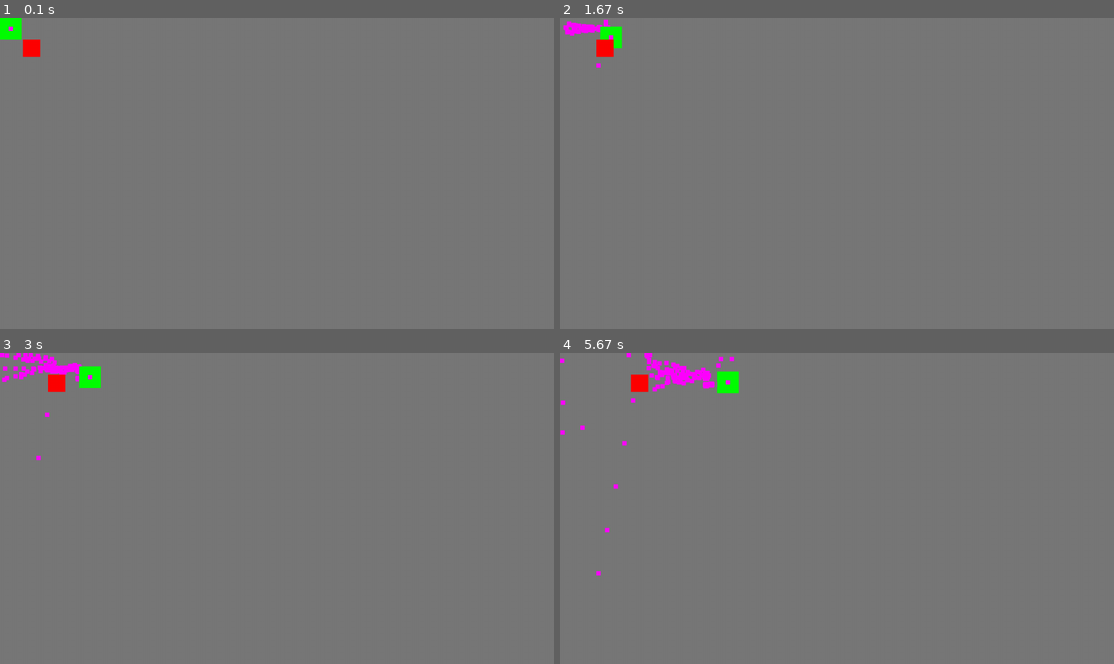
Above: before the commit, frames 1-4 (two rows, left to right).
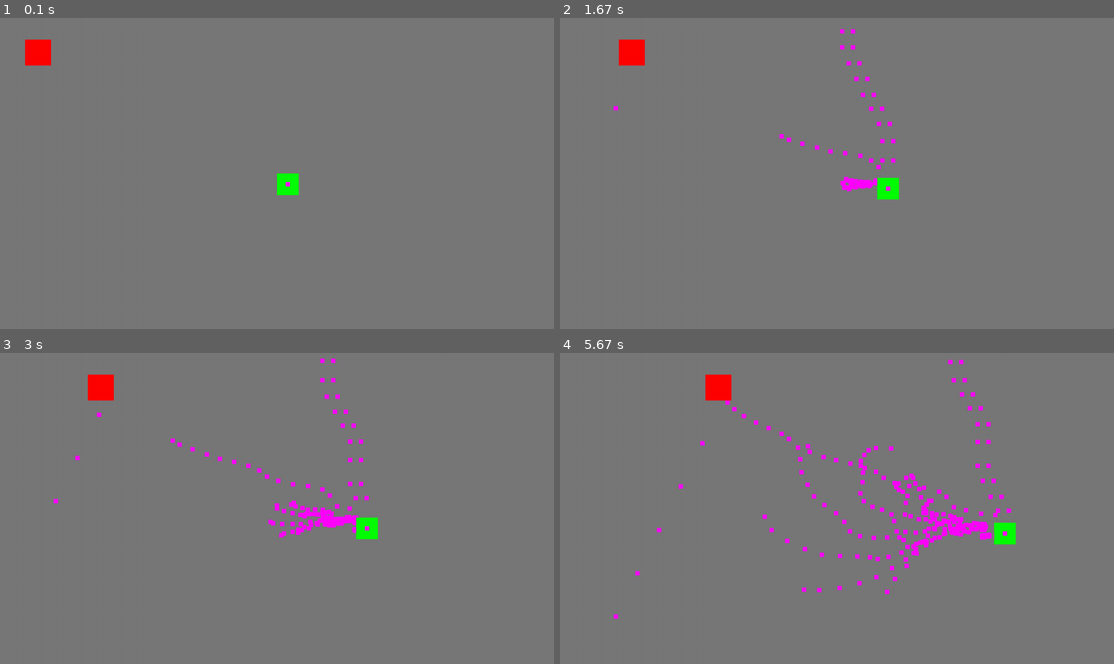
Above: after the commit, the same moments.

Repository: NemoDacremont/bulletHell
Game: pygame game, started from src/main.py
Same seed, same stepped clock (60 frames per second), same inputs: the game is played once before the commit and once after it.
Inputs:
- Up to frame 1 (0.1 s): no input
- Up to frame 2 (1.67 s): hold D 0.33-0.8 s; hold D 0.83-1.3 s; tap Z at 0.9, 1.2, 1.4 s; hold S 1.33-1.63 s
- Up to frame 3 (3 s): hold D 1.67-2.3 s; tap Z at 1.73, 2.03, 2.4, 2.8 s; hold S 2.33-2.7 s; hold D from 2.73 s (still down)
- Up to frame 4 (5.67 s): tap Z at 3.1, 3.3, 3.6, 3.8, 4.13, 4.43, 4.8, 5.2, 5.5 s; release D at 3.2 s; hold D 3.23-3.7 s; hold S 3.73-4.03 s; hold D 4.07-4.7 s; hold S 4.73-5.1 s; hold D 5.13-5.6 s; hold D from 5.63 s (still down)

The runs differ from the first frame. In frame 1, 0.8% of the frame differs, in the area x 0-54%, y 0-57%; in frame 2, 1.9%; in frame 3, 2.8%; in frame 4, 4.0%, in the area x 0-83%, y 0-86%.

Commit message:
Réorganisation du comportement des bosses en phase

Diff:
--- a/src/entites/ennemis/boss.py
+++ /dev/null
@@ -1,17 +0,0 @@
-# importations bizarre, permet d'importer les types sans avoir
-# d'erreures d'importations circulaires
-from __future__ import annotations
-from typing import TYPE_CHECKING
-
-if TYPE_CHECKING:
-	from fenetre import Fenetre
-	from vues.vue import Vue
-
-from entites.ennemis.ennemi import Ennemi
-
-
-
-class Boss(Ennemi):
-	def __init__(self, nom: str, fenetre: Fenetre, vue: Vue, largeur: float, hauteur: float,
-							x: float, y: float, PVMax: float, PV: float = -1, vitesse: float = 100) -> None:
-		super().__init__(nom, fenetre, vue, largeur, hauteur, x, y, PVMax, PV, vitesse)
--- /dev/null
+++ b/src/entites/ennemis/boss/boss.py
@@ -0,0 +1,29 @@
+# importations bizarre, permet d'importer les types sans avoir
+# d'erreures d'importations circulaires
+from __future__ import annotations
+from typing import TYPE_CHECKING
+
+if TYPE_CHECKING:
+	from fenetre import Fenetre
+	from vues.vue import Vue
+	from entites.ennemis.boss.phase import Phase
+
+from entites.ennemis.ennemi import Ennemi
+
+
+
+class Boss(Ennemi):
+	def __init__(self, nom: str, fenetre: Fenetre, vue: Vue, largeur: float,
+		hauteur: float, x: float, y: float, PVMax: float, PV: float = -1,
+		vitesse: float = 100) -> None:
+
+		super().__init__(nom, fenetre, vue, largeur, hauteur, x, y, PVMax, PV,
+			vitesse)
+
+		# Phases du boss
+		self.phaseCourrante = 0
+		self.phases: list[Phase] = []
+
+		# composantes de la vitesse
+		self.vx: float = 0
+		self.vy: float = 0
--- /dev/null
+++ b/src/entites/ennemis/boss/boss1/boss1.py
@@ -0,0 +1,44 @@
+# importations bizarre, permet d'importer les types sans avoir
+# d'erreures d'importations circulaires
+from __future__ import annotations
+from typing import TYPE_CHECKING
+
+if TYPE_CHECKING:
+	from fenetre import Fenetre
+	from vues.vue import Vue
+	from pygame.event import Event
+
+# classes ...
+from entites.ennemis.boss.boss import Boss
+from entites.ennemis.boss.boss1.phases.phase1 import Boss1Phase1
+
+
+class Boss1(Boss):
+	NOM = "unPremierBoss"
+
+	LARGEUR = 60
+	HAUTEUR = 60
+
+	PV_MAX = 10000
+
+	VITESSE = 50
+
+	def __init__(self, fenetre: Fenetre, vue: Vue, x: float, y: float) -> None:
+		pv = -1  # Commence avec tout ses PVs
+		super().__init__(Boss1.NOM, fenetre, vue, Boss1.LARGEUR, Boss1.HAUTEUR, x, y,
+			Boss1.PV_MAX, pv, Boss1.VITESSE)
+
+		# Définition des déplacements
+		self.vx = self.vitesse
+		self.vy = 0
+
+		# Définition des phases
+		self.phaseCourrante = 0
+		self.phases = [Boss1Phase1(self)]
+
+
+	def update(self, events: list[Event]):
+		phase = self.phases[self.phaseCourrante]
+		phase.update()
+
+		super().update(events)
--- /dev/null
+++ b/src/entites/ennemis/boss/boss1/phases/phase1.py
@@ -0,0 +1,73 @@
+
+# maths, cool
+from math import pi
+from entites.balles.balleDroite import BalleDroite
+
+# classes
+from entites.ennemis.boss.boss import Boss
+from entites.ennemis.boss.phase import Phase
+from entites.ennemis.ennemi import Ennemi
+
+
+
+class Boss1Phase1(Phase):
+	CADENCE_DE_TIR = 1
+
+	def __init__(self, boss: Boss) -> None:
+		super().__init__(boss)
+
+		self.fenetre = self.boss.fenetre
+		self.vue = self.boss.vue
+
+		# Cadence de tir
+		self.timerTir = 1 / Boss1Phase1.CADENCE_DE_TIR
+
+	def deplacements(self):
+		boss = self.boss
+		fenetre = self.fenetre
+
+		# Si à gauche de l'écran: va à droite, ne peut pas sortir de l'écran
+		if boss.x < 0:
+			boss.x = 0
+			boss.vx = boss.vitesse
+
+		# Si à droite de l'écran: va à gauche, ne peut pas sortir de l'écran
+		if boss.x > fenetre.largeur - boss.largeur:
+			boss.x = fenetre.largeur - boss.largeur
+			boss.vx = -boss.vitesse
+
+
+	def tire(self):
+		# pour un peu plus de lisibilité
+		boss = self.boss
+
+		# variables de la balle
+		balleLargeur = 10
+		balleHauteur = 10
+
+		tir1X = boss.x + (boss.largeur / 2) - (balleLargeur / 2)
+		# La balle apparait en dessous du boss
+		tirY = boss.y + boss.hauteur + 2 * balleHauteur
+
+		tirDirection = pi / 2  # part vers le bas
+
+		tirVitesse = 100
+		tirDegats = 1
+
+		balle = BalleDroite(self.fenetre, self.vue, balleLargeur, balleHauteur,
+			tir1X, tirY, Ennemi.GROUPE, tirVitesse, tirDegats,
+			tirDirection)
+
+		self.vue.ajouteBalle(balle)
+
+	def update(self):
+		# Déplacements
+		self.deplacements()
+
+		# Tirs
+		dt = 1 / self.fenetre.fps
+		self.timerTir -= dt
+
+		if self.timerTir <= 0:
+			self.timerTir = 1 / Boss1Phase1.CADENCE_DE_TIR
+			self.tire()
--- /dev/null
+++ b/src/entites/ennemis/boss/phase.py
@@ -0,0 +1,16 @@
+
+from entites.ennemis.boss.boss import Boss
+
+
+class Phase:
+	"""
+		Simple classe décrivant le comportement d'un boss lors d'une de ses phases.
+
+		Ne concerne pas l'affichage, juste update, ainsi les attaques ....
+	"""
+
+	def __init__(self, boss: Boss) -> None:
+		self.boss: Boss = boss
+
+	def update(self):
+		pass
--- a/src/entites/ennemis/boss1.py
+++ /dev/null
@@ -1,69 +0,0 @@
-# importations bizarre, permet d'importer les types sans avoir
-# d'erreures d'importations circulaires
-from __future__ import annotations
-from typing import TYPE_CHECKING
-
-
-if TYPE_CHECKING:
-	from fenetre import Fenetre
-	from vues.vue import Vue
-	from pygame.event import Event
-
-from entites.ennemis.ennemi import Ennemi
-from entites.ennemis.boss import Boss
-from entites.balles.balleDroite import BalleDroite
-from math import pi
-
-
-class Boss1(Boss):
-	NOM = "unPremierBoss"
-	CADENCE_DE_TIR = 1
-
-	def __init__(self, fenetre: Fenetre, vue: Vue, largeur: float, hauteur: float,
-							x: float, y: float, PVMax: float, PV: float = -1,
-							vitesse: float = 50) -> None:
-		super().__init__(Boss1.NOM, fenetre, vue, largeur, hauteur, x, y, PVMax, PV,
-										vitesse)
-
-		self.vx = vitesse
-		self.vy = 0
-		self.timerTir = 1 / Boss1.CADENCE_DE_TIR
-
-	def tire(self):
-		balleLargeur = 10
-		balleHauteur = 10
-
-		tir1X = self.x + (self.largeur / 2) - (balleLargeur / 2)
-		tirY = self.y - 2 * balleHauteur
-
-		tirDirection = pi / 2  # part vers le bas
-
-		tirVitesse = 100
-		tirDegats = 1
-
-		balle = BalleDroite(self.fenetre, self.vue, balleLargeur, balleHauteur,
-											tir1X, tirY, Ennemi.GROUPE, tirVitesse, tirDegats,
-											tirDirection)
-		self.vue.ajouteBalle(balle)
-
-	def update(self, events: list[Event]):
-
-		# Si à gauche de l'écran: va à droite, ne peut pas sortir de l'écran
-		if self.x < 0:
-			self.x = 0
-			self.vx = self.vitesse
-
-		# Si à droite de l'écran: va à gauche, ne peut pas sortir de l'écran
-		if self.x > self.fenetre.largeur - self.largeur:
-			self.x = self.fenetre.largeur - self.largeur
-			self.vx = -self.vitesse
-
-		# Tirs
-		dt = 1 / self.fenetre.fps
-		self.timerTir -= dt
-
-		if self.timerTir <= 0:
-			self.timerTir = 1 / Boss1.CADENCE_DE_TIR
-			self.tire()
-
-		super().update(events)
--- a/src/vues/vueBoss.py
+++ b/src/vues/vueBoss.py
@@ -1,13 +1,21 @@
+# importations bizarre, permet d'importer les types sans avoir
+# d'erreures d'importations circulaires
+from __future__ import annotations
+from typing import TYPE_CHECKING
 
-from entites.ennemis.boss1 import Boss1
-from entites.entite import Entite
+if TYPE_CHECKING:
+	from jeu import Jeu
+
+
+from vues.vue import Vue
 from entites.personnage import Personnage
 from entites.personnageJouable.personnage1 import Personnage1
-from vues.vue import Vue
+from entites.ennemis.boss.boss1.boss1 import Boss1
+
 
 
 class VueBoss(Vue):
-	def __init__(self, jeu, etat: int, pausePossible: bool) -> None:
+	def __init__(self, jeu: Jeu, etat: int, pausePossible: bool) -> None:
 		# Constructeur Vue
 		super().__init__(jeu, etat, pausePossible)
 
@@ -36,18 +44,19 @@
 														coefRalentissementFocus=coefRalentissementFocus)
 		"""
 
-		joueur = Personnage1(self.fenetre, self, 0, 0)
+		fenetreLargeur, fenetreHauteur = jeu.fenetre.getDimensions()
+
+		# Joueur
+		joueurX = fenetreLargeur / 2
+		joueurY = fenetreHauteur / 2
+
+		joueur = Personnage1(self.fenetre, self, joueurX, joueurY)
 
 		#  Création d'un ennemi
-		ennemiPVMax = 100
 		ennemiX = 50
 		ennemiY = 50
-		ennemiLargeur = 40
-		ennemiHauteur = 40
-		ennemiVitesse = 20
 
-		ennemi = Boss1(self.fenetre, self, ennemiLargeur, ennemiHauteur,
-									ennemiX, ennemiY, ennemiPVMax, vitesse=ennemiVitesse)
+		ennemi = Boss1(self.fenetre, self, ennemiX, ennemiY)
 
 		self.personnages: list[Personnage] = [joueur, ennemi]
 
